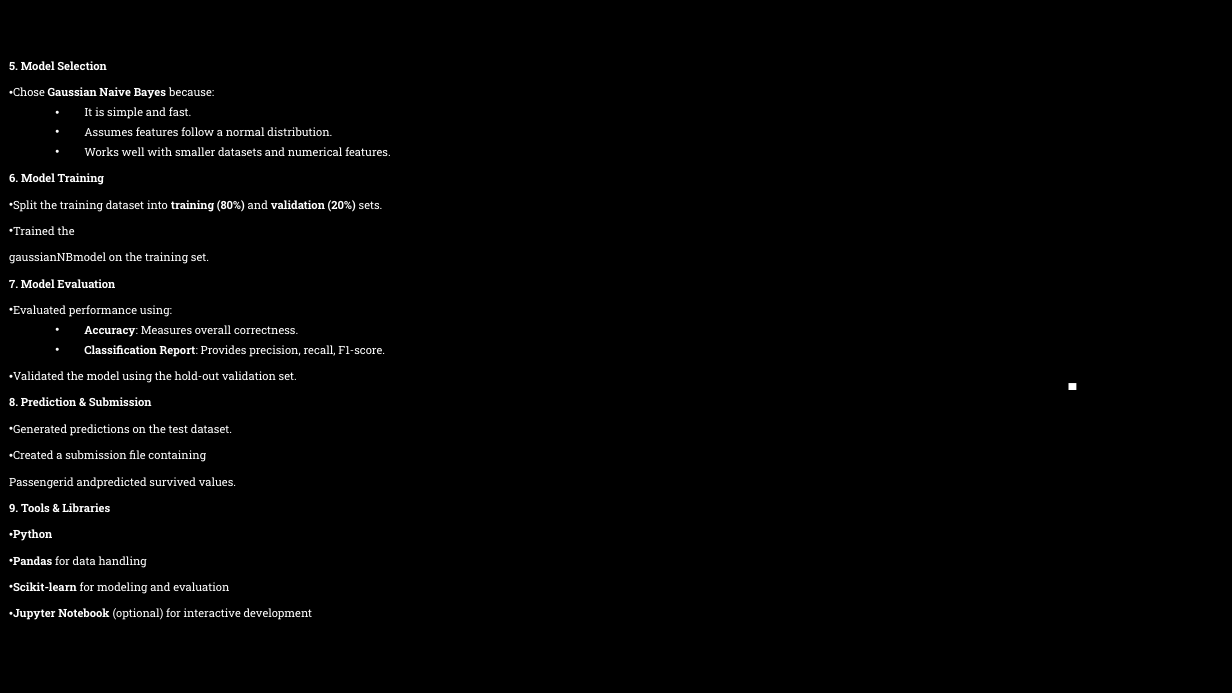
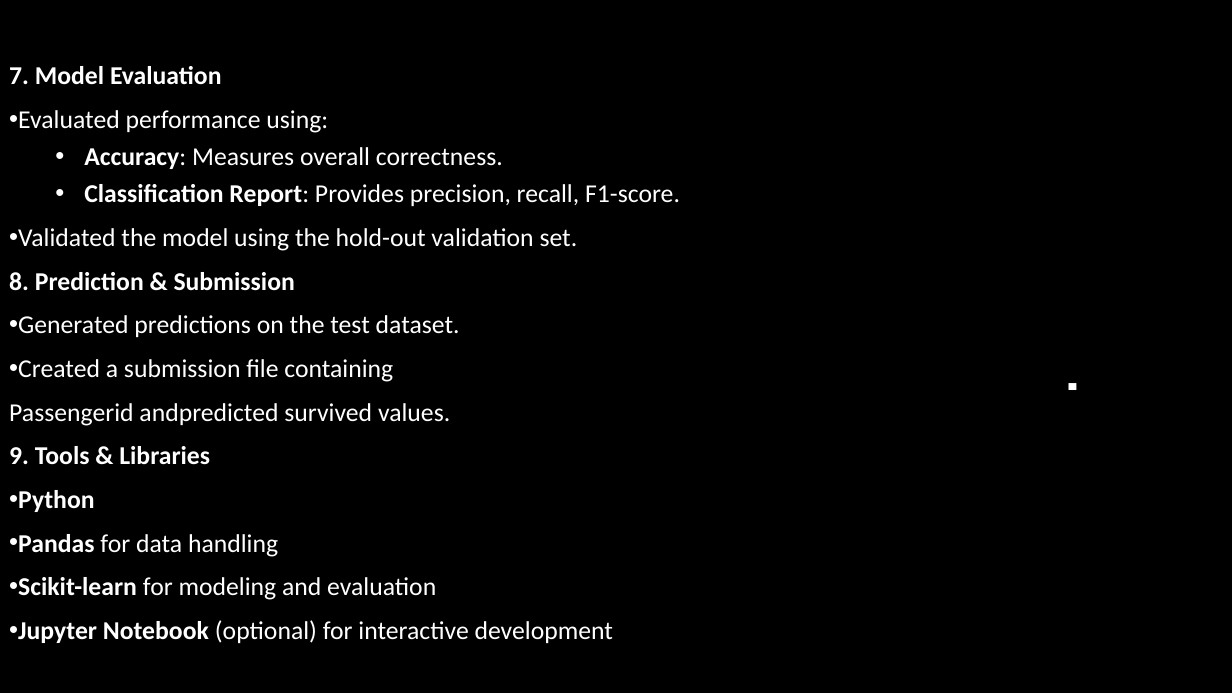
Before and after one commit to Tanishkaaa09/Titanic-Survival-Prediction, a slide deck: slide 6 of ai_group6ppt.pptx. Drawn at 1232x693 pixels with LibreOffice and Linux fonts; fonts in the diff are those of the drawing; background and template pictures are left out. Boxes give left, top, right and bottom in pixels: in the first picture for what was removed or moved away, otherwise in the second. Text is boxed around its words. In the diff, an @@ line names an element or a change of style, - is before the commit and + after.

```diff
--- a/ai_group6ppt.pptx
+++ b/ai_group6ppt.pptx
@@ subtitle "7. Model Evaluation" at <box>9,66,680,643</box>: size 8.8 to 20 pt, font Roboto Slab to Calibri @@
@@ subtitle at <box>9,61,390,264</box>: paragraphs removed @@
-5. Model Selection
-• Chose Gaussian Naive Bayes because:
-  • It is simple and fast.
-  • Assumes features follow a normal distribution.
-  • Works well with smaller datasets and numerical features.
-6. Model Training
-• Split the training dataset into training (80%) and validation (20%) sets.
-• Trained the
-gaussianNBmodel on the training set.
```
Also in this commit, not shown: 3 other slides changed, 1 other file.
